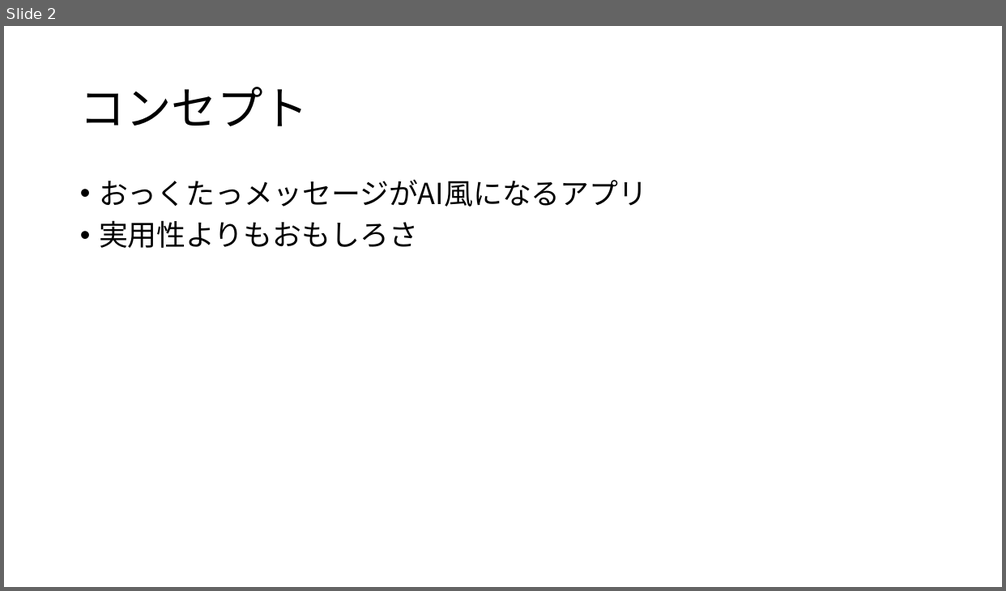
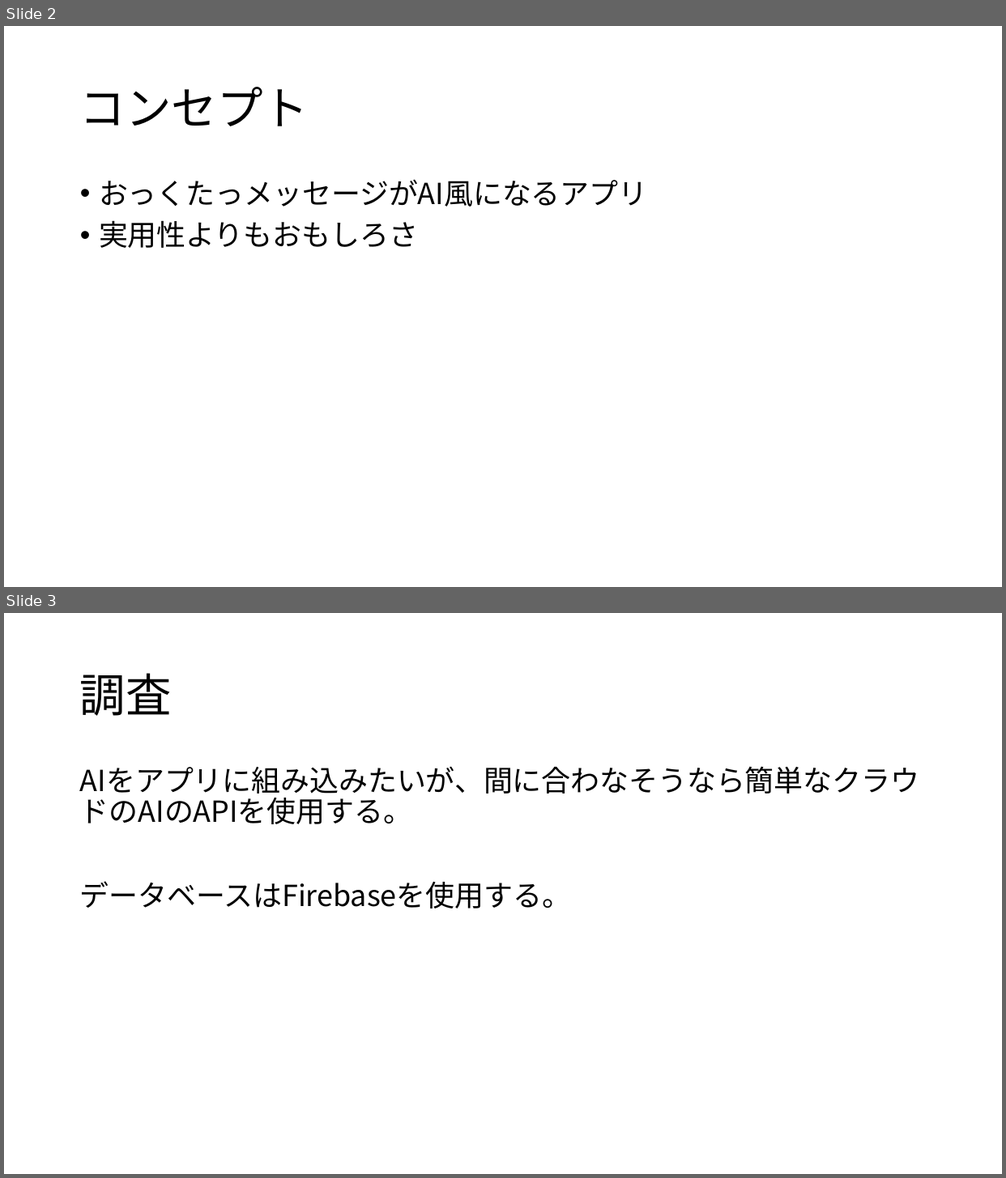
Before and after one commit to maaeda/chat-application, a slide deck: 使用書.pptx. Shown one above the other, each under a label of ours: slide 2 before the commit, slides 2 and 3 after it. The pictures are 1006x591 and 1006x1178 pixels, drawn with LibreOffice and Linux fonts; fonts in the diff are those of the drawing. Boxes give left, top, right and bottom in pixels: in the first picture for what was removed or moved away, otherwise in the second. Text is boxed around its words. In the diff, an @@ line names an element or a change of style, - is before the commit and + after.

```diff
--- a/使用書.pptx
+++ b/使用書.pptx
@@ slide 3 added at box(4, 613, 1002, 1174), background #FFFFFF @@
@@ title added at box(80, 673, 172, 716), 44 pt, text #000000 @@
+調査
@@ text added at box(80, 766, 919, 909), 28 pt, text #000000 @@
+AIをアプリに組み込みたいが、間に合わなそうなら簡単なクラウドのAIのAPIを使用する。
+データベースはFirebaseを使用する。
```
